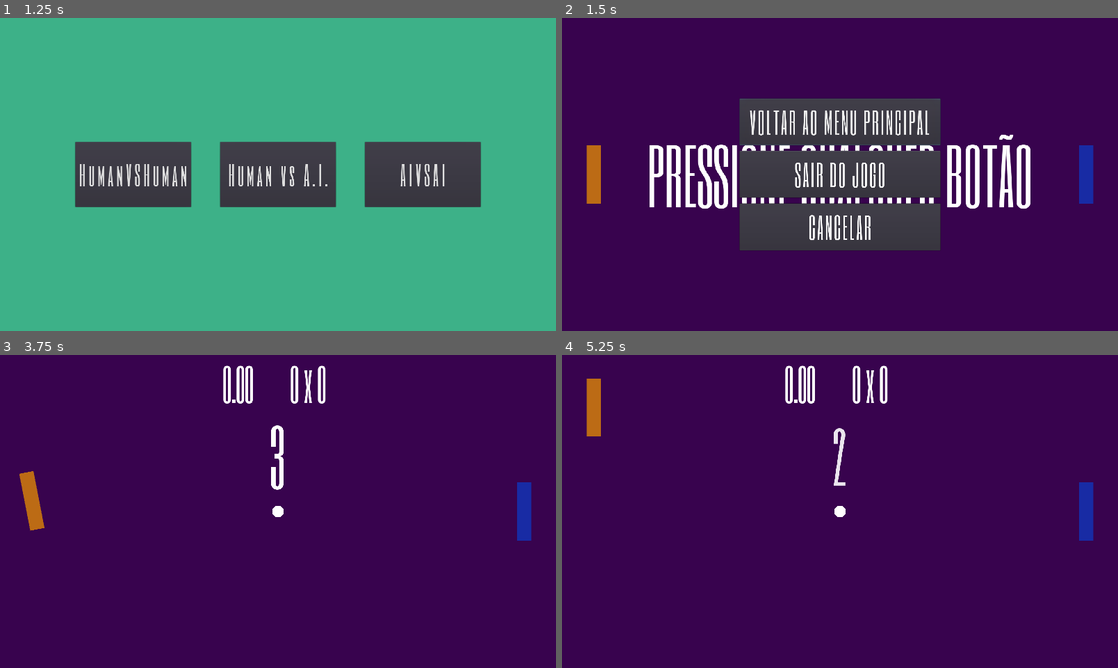
Above: before the commit, frames 1-4 (two rows, left to right).
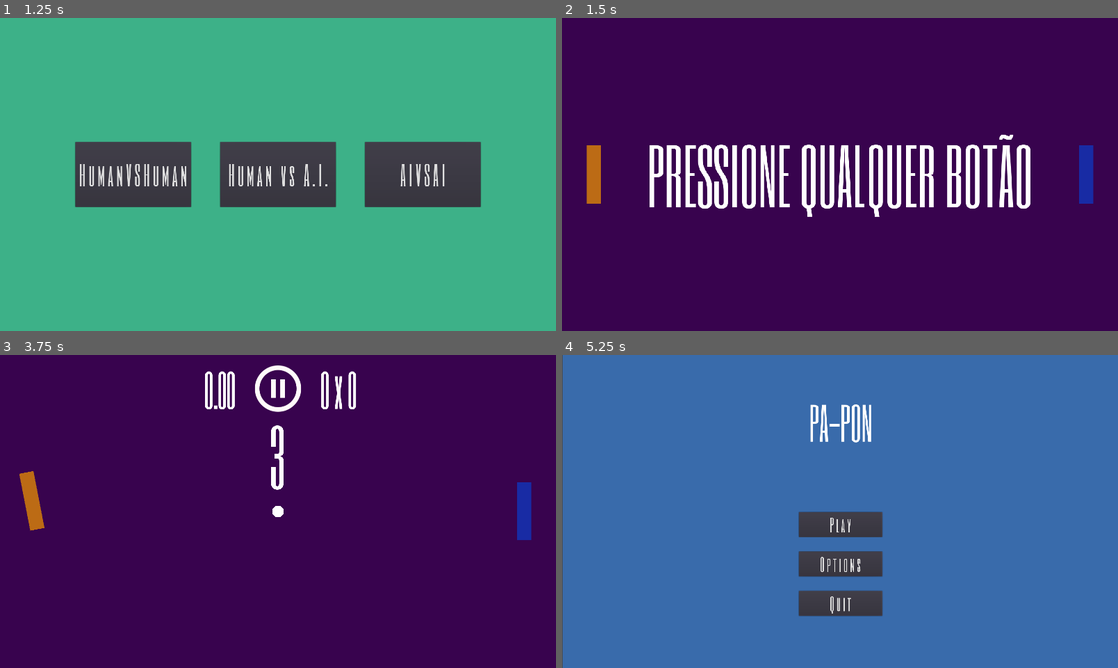
Above: after the commit, the same moments.

Repository: luizcarlos1405/papon
Game: Godot game, scene res://src/MainMenu/MainMenu.tscn
The game is run twice, just before and just after one commit, with the same random seed, the same clock (stepped at 60 frames per second) and the same inputs.
Inputs (mouse positions are in pixels of both pictures, inside the frame that each line leads up to):
- Up to frame 1 (1.25 s): click "Play" at 0.5 s
- Up to frame 2 (1.5 s): click "HumanVSHuman" at 1.25 s
- Up to frame 3 (3.75 s): click (278, 458) at 2 s, where only the run before the commit has a clickable "VOLTAR AO MENU PRINCIPAL"; click (278, 564) at 2.75 s, where only the run before the commit has a clickable "CANCELAR"; move the mouse to (400, 495) at 3.52 s; hold W (lp_move_up) from 3.53 s (still down); click (400, 495) at 3.67 s
- Up to frame 4 (5.25 s): release W (lp_move_up) at 4.25 s; click (840, 389) at 4.27 s; click (840, 564) at 5 s, where only the run after the commit has a clickable "VOLTAR AO MENU PRINCIPAL"

Frame 1 is identical in both runs. In frame 2, 16% of the frame differs, in the area x 31-69%, y 25-75%; in frame 3, 1.7%; in frame 4, 100%, in the area x 0-100%, y 0-100%.

Commit message:
Finalizado Menu de jogo e feito movimentação touch screen

Diff:
--- /dev/null
+++ b/assets/icons/pause_circle_outline-24px.svg
@@ -0,0 +1,60 @@
+<?xml version="1.0" encoding="UTF-8" standalone="no"?>
+<svg
+   xmlns:dc="http://purl.org/dc/elements/1.1/"
+   xmlns:cc="http://creativecommons.org/ns#"
+   xmlns:rdf="http://www.w3.org/1999/02/22-rdf-syntax-ns#"
+   xmlns:svg="http://www.w3.org/2000/svg"
+   xmlns="http://www.w3.org/2000/svg"
+   xmlns:sodipodi="http://sodipodi.sourceforge.net/DTD/sodipodi-0.dtd"
+   xmlns:inkscape="http://www.inkscape.org/namespaces/inkscape"
+   height="24"
+   viewBox="0 0 24 24"
+   width="24"
+   version="1.1"
+   id="svg6"
+   sodipodi:docname="pause_circle_outline-24px.svg"
+   inkscape:version="0.92.4 (unknown)">
+  <metadata
+     id="metadata12">
+    <rdf:RDF>
+      <cc:Work
+         rdf:about="">
+        <dc:format>image/svg+xml</dc:format>
+        <dc:type
+           rdf:resource="http://purl.org/dc/dcmitype/StillImage" />
+        <dc:title></dc:title>
+      </cc:Work>
+    </rdf:RDF>
+  </metadata>
+  <defs
+     id="defs10" />
+  <sodipodi:namedview
+     pagecolor="#ffffff"
+     bordercolor="#666666"
+     borderopacity="1"
+     objecttolerance="10"
+     gridtolerance="10"
+     guidetolerance="10"
+     inkscape:pageopacity="0"
+     inkscape:pageshadow="2"
+     inkscape:window-width="1872"
+     inkscape:window-height="1050"
+     id="namedview8"
+     showgrid="false"
+     inkscape:pagecheckerboard="true"
+     inkscape:zoom="19.666667"
+     inkscape:cx="14.768362"
+     inkscape:cy="11.428916"
+     inkscape:window-x="48"
+     inkscape:window-y="0"
+     inkscape:window-maximized="1"
+     inkscape:current-layer="svg6" />
+  <path
+     d="M0 0h24v24H0z"
+     fill="none"
+     id="path2" />
+  <path
+     d="M9 16h2V8H9v8zm3-14C6.48 2 2 6.48 2 12s4.48 10 10 10 10-4.48 10-10S17.52 2 12 2zm0 18c-4.41 0-8-3.59-8-8s3.59-8 8-8 8 3.59 8 8-3.59 8-8 8zm1-4h2V8h-2v8z"
+     id="path4"
+     style="fill:#fffafa;fill-opacity:1" />
+</svg>
--- a/project.godot
+++ b/project.godot
@@ -38,6 +38,11 @@
 "class": "ShakyCamera",
 "language": "GDScript",
 "path": "res://src/classes/ShakyCamera.gd"
+}, {
+"base": "Node",
+"class": "TouchControl",
+"language": "GDScript",
+"path": "res://src/classes/TouchControl.gd"
 } ]
 _global_script_class_icons={
 "AIControl": "",
@@ -45,7 +50,8 @@
 "KeybardControl": "",
 "PointArea": "",
 "Score": "",
-"ShakyCamera": ""
+"ShakyCamera": "",
+"TouchControl": ""
 }
 
 [application]
@@ -105,8 +111,13 @@
  ]
 }
 
+[input_devices]
+
+pointing/emulate_touch_from_mouse=true
+
 [rendering]
 
 quality/driver/driver_name="GLES2"
 vram_compression/import_etc=true
 environment/default_environment="res://default_env.tres"
+quality/dynamic_fonts/use_oversampling=false
--- a/src/Ball/Ball.gd
+++ b/src/Ball/Ball.gd
@@ -100,6 +100,7 @@
 		Event.emit_signal("Ball_hit_pad")
 
 
+# warning-ignore:shadowed_variable
 static func variate_direction(direction: Vector2, variation_degrees: float) -> Vector2:
 	var output: = direction.rotated(rand_range(
 		-deg2rad(variation_degrees),
--- a/src/Game/Game.gd
+++ b/src/Game/Game.gd
@@ -6,6 +6,7 @@
 onready var start_message: Label = $GUI/Control/StartMessage
 onready var match_timer: Timer = $MatchTimer
 onready var score: Label = $GUI/Control/Score
+onready var pause: TextureButton = $GUI/Control/Pause
 
 
 func _ready():
@@ -19,7 +20,15 @@
 
 
 func _on_Event_match_start_requested() -> void:
-	start_match()
+	match state:
+		Enum.GameState.PRE_GAME:
+			score.show()
+			start_match()
+
+		Enum.GameState.POS_GAME:
+			score.reset()
+			yield(score.animation_player, "animation_finished")
+			start_match()
 
 
 func _process(delta: float) -> void:
@@ -30,16 +39,10 @@
 	if event is InputEventKey:
 		if event.pressed:
 			match state:
-				Enum.GameState.PRE_GAME:
-					Event.emit_signal("match_start_requested")
-					score.show()
-				Enum.GameState.POS_GAME:
+				Enum.GameState.PRE_GAME, Enum.GameState.POS_GAME:
 					if score.animation_player.is_playing():
 						return
 
-					score.reset()
-
-					yield(score.animation_player, "animation_finished")
 					Event.emit_signal("match_start_requested")
 
 
--- a/src/Game/Game.tscn
+++ b/src/Game/Game.tscn
@@ -8,9 +8,12 @@
 [ext_resource path="res://src/Game/ShakyCamera.gd" type="Script" id=6]
 [ext_resource path="res://src/Ball/Ball.tscn" type="PackedScene" id=7]
 [ext_resource path="res://src/RightPad/RightPad.tscn" type="PackedScene" id=8]
-[ext_resource path="res://src/Game/PauseMenu.gd" type="Script" id=9]
+[ext_resource path="res://src/Game/Menu.gd" type="Script" id=9]
 [ext_resource path="res://src/LeftPad/LeftPad.tscn" type="PackedScene" id=10]
 [ext_resource path="res://src/classes/PointArea.gd" type="Script" id=11]
+[ext_resource path="res://assets/icons/pause_circle_outline-24px.svg" type="Texture" id=12]
+[ext_resource path="res://src/classes/Pause.gd" type="Script" id=13]
+[ext_resource path="res://src/classes/TouchControl.gd" type="Script" id=14]
 
 [sub_resource type="DynamicFont" id=1]
 size = 150
@@ -26,9 +29,9 @@
 tracks/0/enabled = true
 tracks/0/keys = {
 "times": PoolRealArray( 0, 1 ),
-"transitions": PoolRealArray( 0.183011, 1 ),
+"transitions": PoolRealArray( 1, 1 ),
 "update": 0,
-"values": [ Vector2( 1002, 0 ), Vector2( 777, 194 ) ]
+"values": [ Vector2( 1107, 20 ), Vector2( 894, 199 ) ]
 }
 tracks/1/type = "value"
 tracks/1/path = NodePath(".:rect_scale")
@@ -84,28 +87,49 @@
 }
 
 [node name="Score" type="Label" parent="GUI/Control"]
-visible = false
-anchor_left = 0.5
-anchor_right = 0.5
-margin_left = 42.0
-margin_right = 166.0
-margin_bottom = 198.0
-grow_horizontal = 2
-grow_vertical = 2
+anchor_left = 0.5
+anchor_right = 0.5
+margin_left = 147.0
+margin_top = 20.0
+margin_right = 271.0
+margin_bottom = 218.0
+grow_horizontal = 2
+grow_vertical = 2
+rect_pivot_offset = Vector2( 62, 99 )
 custom_fonts/font = SubResource( 1 )
 text = "0 x 0"
 script = ExtResource( 3 )
+__meta__ = {
+"_edit_use_anchors_": false
+}
 
 [node name="AnimationPlayer" type="AnimationPlayer" parent="GUI/Control/Score"]
 anims/show_result = SubResource( 2 )
 
+[node name="Pause" type="TextureButton" parent="GUI/Control"]
+pause_mode = 2
+anchor_left = 0.5
+anchor_right = 0.5
+margin_left = -93.0
+margin_top = 20.0
+margin_right = 93.0
+margin_bottom = 205.0
+grow_horizontal = 2
+toggle_mode = true
+texture_normal = ExtResource( 12 )
+script = ExtResource( 13 )
+__meta__ = {
+"_edit_use_anchors_": false
+}
+menu_path = NodePath("../Menu")
+
 [node name="MatchTimeLeft" type="Label" parent="GUI/Control"]
-visible = false
-anchor_left = 0.5
-anchor_right = 0.5
-margin_left = -191.0
-margin_right = -55.0
-margin_bottom = 198.0
+anchor_left = 0.5
+anchor_right = 0.5
+margin_left = -254.0
+margin_top = 20.0
+margin_right = -118.0
+margin_bottom = 218.0
 grow_horizontal = 2
 grow_vertical = 2
 custom_fonts/font = SubResource( 1 )
@@ -151,18 +175,23 @@
 "_edit_use_anchors_": false
 }
 
-[node name="PauseMenu" type="Popup" parent="GUI/Control"]
+[node name="Menu" type="Popup" parent="GUI/Control"]
+pause_mode = 2
 anchor_left = 0.5
 anchor_top = 0.5
 anchor_right = 0.5
 anchor_bottom = 0.5
 margin_left = -347.0
-margin_top = -262.0
+margin_top = 102.0
 margin_right = 347.0
-margin_bottom = 262.0
+margin_bottom = 446.0
 script = ExtResource( 9 )
-
-[node name="VBoxContainer" type="VBoxContainer" parent="GUI/Control/PauseMenu"]
+__meta__ = {
+"_edit_use_anchors_": false
+}
+MainMenuScnPath = "res://src/MainMenu/MainMenu.tscn"
+
+[node name="VBoxContainer" type="VBoxContainer" parent="GUI/Control/Menu"]
 anchor_right = 1.0
 anchor_bottom = 1.0
 size_flags_stretch_ratio = 0.0
@@ -171,40 +200,28 @@
 "_edit_use_anchors_": false
 }
 
-[node name="BackToMainMenu" type="Button" parent="GUI/Control/PauseMenu/VBoxContainer"]
+[node name="Back" type="Button" parent="GUI/Control/Menu/VBoxContainer"]
 margin_right = 694.0
-margin_bottom = 161.0
+margin_bottom = 162.0
 size_flags_vertical = 3
-custom_fonts/font = SubResource( 6 )
+custom_fonts/font = SubResource( 4 )
 custom_colors/font_color_disabled = Color( 1, 1, 1, 1 )
 custom_colors/font_color = Color( 1, 1, 1, 1 )
 custom_colors/font_color_hover = Color( 1, 1, 1, 1 )
 custom_colors/font_color_pressed = Color( 1, 1, 1, 1 )
 text = "VOLTAR AO MENU PRINCIPAL"
 
-[node name="Quit" type="Button" parent="GUI/Control/PauseMenu/VBoxContainer"]
-margin_top = 181.0
+[node name="Restart" type="Button" parent="GUI/Control/Menu/VBoxContainer"]
+margin_top = 182.0
 margin_right = 694.0
-margin_bottom = 342.0
+margin_bottom = 344.0
 size_flags_vertical = 3
-custom_fonts/font = SubResource( 6 )
+custom_fonts/font = SubResource( 4 )
 custom_colors/font_color_disabled = Color( 1, 1, 1, 1 )
 custom_colors/font_color = Color( 1, 1, 1, 1 )
 custom_colors/font_color_hover = Color( 1, 1, 1, 1 )
 custom_colors/font_color_pressed = Color( 1, 1, 1, 1 )
-text = "SAIR DO JOGO"
-
-[node name="Cancel" type="Button" parent="GUI/Control/PauseMenu/VBoxContainer"]
-margin_top = 362.0
-margin_right = 694.0
-margin_bottom = 524.0
-size_flags_vertical = 3
-custom_fonts/font = SubResource( 6 )
-custom_colors/font_color_disabled = Color( 1, 1, 1, 1 )
-custom_colors/font_color = Color( 1, 1, 1, 1 )
-custom_colors/font_color_hover = Color( 1, 1, 1, 1 )
-custom_colors/font_color_pressed = Color( 1, 1, 1, 1 )
-text = "CANCELAR"
+text = "RECOMEÇAR"
 
 [node name="ShakyCamera" type="Camera2D" parent="."]
 rotating = true
@@ -221,17 +238,23 @@
 
 [node name="CollisionShape2D" type="CollisionShape2D" parent="Wall"]
 position = Vector2( 0, -550 )
-shape = SubResource( 4 )
+shape = SubResource( 5 )
 
 [node name="CollisionShape2D2" type="CollisionShape2D" parent="Wall"]
 position = Vector2( 0, 550 )
-shape = SubResource( 4 )
+shape = SubResource( 5 )
 
 [node name="RightPad" parent="." instance=ExtResource( 8 )]
 position = Vector2( 850, 0 )
 
+[node name="TouchControl" type="Node" parent="RightPad"]
+script = ExtResource( 14 )
+
 [node name="LeftPad" parent="." instance=ExtResource( 10 )]
 position = Vector2( -850, 0 )
+
+[node name="TouchControl2" type="Node" parent="LeftPad"]
+script = ExtResource( 14 )
 
 [node name="LeftPointArea" type="Area2D" parent="."]
 position = Vector2( -1520, 0 )
--- /dev/null
+++ b/src/Game/Menu.gd
@@ -0,0 +1,36 @@
+extends Popup
+
+const Game: = preload("Game.gd")
+
+export(String, FILE, "*.tscn") var MainMenuScnPath: = ""
+
+onready var back: Button = $VBoxContainer/Back
+onready var restart: Button = $VBoxContainer/Restart
+onready var game: Game = owner
+
+
+func _ready():
+	Event.connect("Game_state_changed", self, "_on_Event_Game_state_changed")
+	back.connect("pressed", self, "_on_Back_pressed")
+	restart.connect("pressed", self, "_on_Restart_pressed")
+
+
+func _on_Event_Game_state_changed(to: int) -> void:
+	match to:
+		Enum.GameState.POS_GAME:
+			popup()
+		_:
+			hide()
+
+
+func _on_Back_pressed() -> void:
+	if MainMenuScnPath:
+		get_tree().paused = false
+		get_tree().change_scene_to(load(MainMenuScnPath))
+	pass
+
+
+func _on_Restart_pressed() -> void:
+	Event.emit_signal("match_start_requested")
+	hide()
+	pass
--- a/src/Game/PauseMenu.gd
+++ /dev/null
@@ -1,5 +0,0 @@
-extends Popup
-
-func _ready():
-	popup()
-	pass
--- a/src/LeftPad/LeftPad.gd
+++ b/src/LeftPad/LeftPad.gd
@@ -2,6 +2,9 @@
 extends "res://src/Pad/Pad.gd"
 
 func _ready():
+	if not get_tree().has_meta("right_controller"):
+		return
+
 	match get_tree().get_meta("left_controller"):
 		"HUMAN":
 			var keyboard_control: = KeybardControl.new()
--- a/src/MainMenu/MainMenu.gd
+++ b/src/MainMenu/MainMenu.gd
@@ -1,6 +1,6 @@
 extends Control
 
-export var ModeSelectionPackedScene: PackedScene
+export var ScnModeSelection: PackedScene
 
 
 onready var play: Button = $Buttons/Play
@@ -16,7 +16,7 @@
 
 
 func _on_Play_pressed() -> void:
-	get_tree().change_scene_to(ModeSelectionPackedScene)
+	get_tree().change_scene_to(ScnModeSelection)
 	pass
 
 
@@ -25,5 +25,5 @@
 
 
 func _on_Quit_pressed() -> void:
-
+	OS.quit()
 	pass
--- a/src/MainMenu/MainMenu.tscn
+++ b/src/MainMenu/MainMenu.tscn
@@ -22,7 +22,7 @@
 __meta__ = {
 "_edit_use_anchors_": false
 }
-ModeSelectionPackedScene = ExtResource( 3 )
+ScnModeSelection = ExtResource( 3 )
 
 [node name="ColorRect" type="ColorRect" parent="."]
 anchor_right = 1.0
--- a/src/Pad/Pad.gd
+++ b/src/Pad/Pad.gd
@@ -28,6 +28,7 @@
 	update()
 
 # Este método é estático porque eu quero
+# warning-ignore:shadowed_variable
 static func calculate_velocity(
 		input_direction: float,
 		current_velocity: float,
--- a/src/RightPad/RightPad.gd
+++ b/src/RightPad/RightPad.gd
@@ -2,11 +2,15 @@
 extends "res://src/Pad/Pad.gd"
 
 func _ready():
+	if not get_tree().has_meta("right_controller"):
+		return
+
 	match get_tree().get_meta("right_controller"):
 		"HUMAN":
 			var keyboard_control: = KeybardControl.new()
 			keyboard_control.move_up_action = "rp_move_up"
 			keyboard_control.move_down_action = "rp_move_down"
 			add_child(keyboard_control)
+
 		"AI":
 			add_child(AIControl.new())
--- a/src/classes/KeyboardControl.gd
+++ b/src/classes/KeyboardControl.gd
@@ -9,7 +9,7 @@
 
 func _ready() -> void:
 	if not pad.is_in_group("Pad"):
-		push_error("KeyboardControlle should be a child of a Pad")
+		push_error("KeyboardControl should be a child of a Pad")
 
 
 func _physics_process(delta: float) -> void:
--- /dev/null
+++ b/src/classes/Pause.gd
@@ -0,0 +1,32 @@
+extends TextureButton
+
+const Game: = preload("res://src/Game/Game.gd")
+
+export var menu_path: = NodePath()
+
+onready var game: Game = owner
+
+
+func _ready():
+	hide()
+	Event.connect("Game_state_changed", self, '_on_Event_Game_state_changed')
+	connect("toggled", self, "_on_toggled")
+	pass
+
+
+func _on_Event_Game_state_changed(to: int) -> void:
+	match to:
+		Enum.GameState.POS_GAME, Enum.GameState.PRE_GAME:
+			hide()
+
+		_:
+			show()
+
+
+func _on_toggled(is_pressed: bool) -> void:
+	var menu: Popup = get_node(menu_path)
+
+	get_tree().paused = is_pressed
+
+	if menu:
+		menu.set_visible(is_pressed)
--- a/src/classes/ShakyCamera.gd
+++ b/src/classes/ShakyCamera.gd
@@ -25,11 +25,11 @@
 
 	var shake: = trauma * trauma
 	# Translation
-	_open_simplex.seed = _translation_seed.x
+	_open_simplex.seed = _translation_seed.x as int
 	offset.x = max_translation.x * shake * _open_simplex.get_noise_1d(_time)
-	_open_simplex.seed = _translation_seed.y
+	_open_simplex.seed = _translation_seed.y as int
 	offset.y = max_translation.y * shake * _open_simplex.get_noise_1d(_time)
-	_open_simplex.seed = _rotation_seed
+	_open_simplex.seed = _rotation_seed as int
 	# Rotation
 	rotation_degrees -= _angle_degree_offset
 	_angle_degree_offset = max_rotation * shake * _open_simplex.get_noise_1d(_time)
--- /dev/null
+++ b/src/classes/TouchControl.gd
@@ -0,0 +1,44 @@
+extends Node
+class_name TouchControl
+
+var game_width: float = ProjectSettings.get("display/window/size/width")
+var game_height: float = ProjectSettings.get("display/window/size/height")
+var game_x_center: = game_width / 2.0
+var game_y_center: = game_height / 2.0
+
+var _side: = 0
+
+onready var pad = get_parent()
+
+
+func _ready():
+	if not pad.is_in_group("Pad"):
+		push_error("TouchControl should be a child of a Pad")
+		return
+
+	if pad.global_position.x > game_x_center:
+		_side = 1
+	else:
+		_side = -1
+
+
+func _input(event: InputEvent) -> void:
+	if event is InputEventScreenTouch:
+		if not is_on_right_side(event.position):
+			return
+
+		if event.pressed:
+			if event.position.y > game_y_center:
+				pad.input_direction = 1
+			else:
+				pad.input_direction = -1
+
+		else:
+			pad.input_direction = 0.0
+
+
+func is_on_right_side(touch_position) -> bool:
+	if _side > 0:
+		return touch_position.x > game_x_center
+
+	return touch_position.x < game_x_center
Not shown, added: assets/icons/pause_circle_outline-24px.svg.import
Not shown, changed: export_presets.cfg
Not shown: 4 places in src/Game/Game.tscn that only renumber resources
